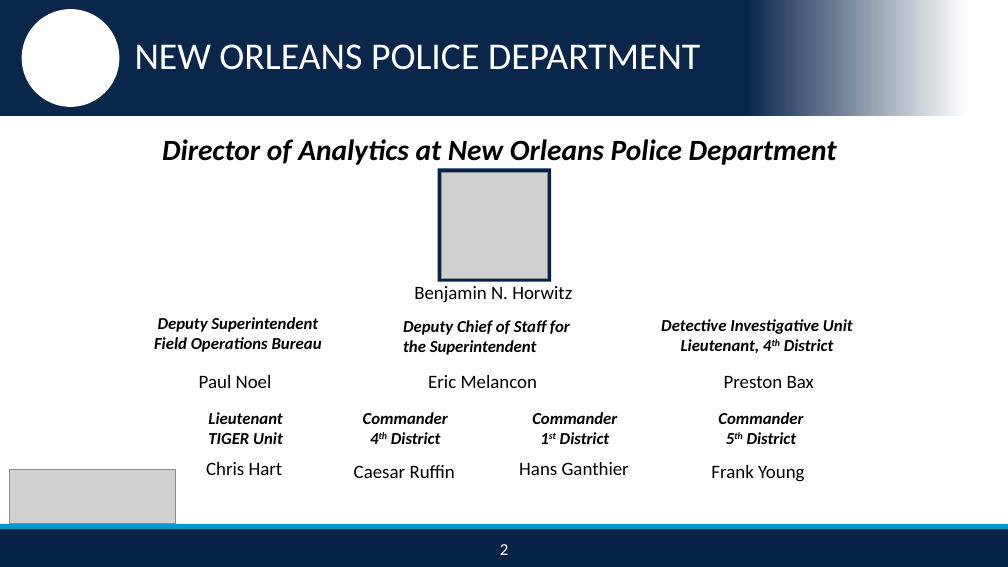
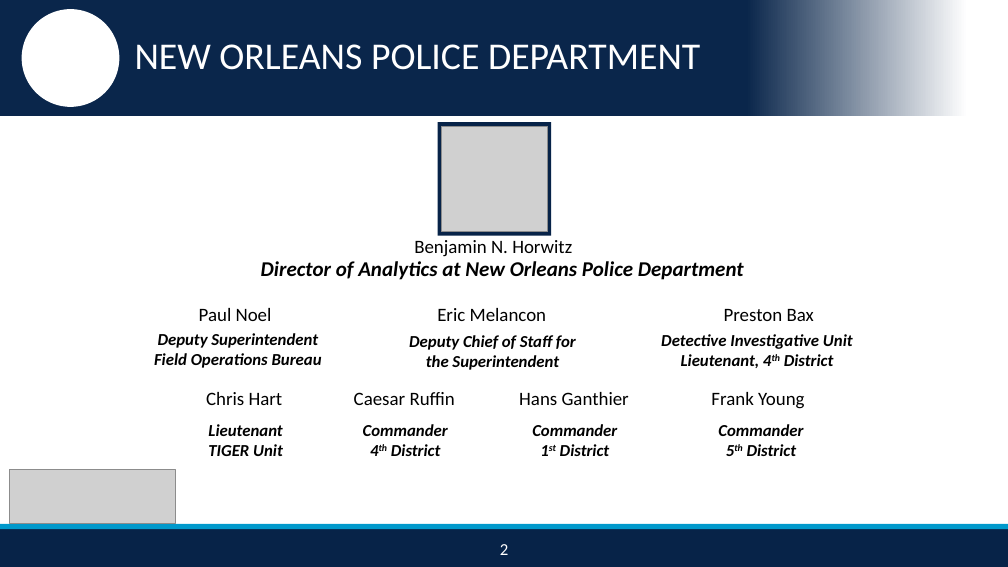
Before and after one commit to nikhilba/NOLA, a slide deck: slide 3 of Presentation/NOLA_Midterm_Presentation_v1.2.pptx. Drawn at 1008x567 pixels with LibreOffice and Linux fonts; fonts in the diff are those of the drawing; grey boxes stand for pictures; background and template pictures are left out. Boxes give left, top, right and bottom in pixels: in the first picture for what was removed or moved away, otherwise in the second. Text is boxed around its words. In the diff, an @@ line names an element or a change of style, - is before the commit and + after.

```diff
--- a/Presentation/NOLA_Midterm_Presentation_v1.2.pptx
+++ b/Presentation/NOLA_Midterm_Presentation_v1.2.pptx
@@ 1 picture, 1 text, 1 rectangle: place and size @@
-1 picture, 1 text, 1 rectangle at (414, 169, 572, 303)
+1 picture, 1 text, 1 rectangle at (414, 123, 572, 257)
@@ text "Director of Analytics at New ...": place and size @@
-text "Director of Analytics at New ..." at (162, 139, 837, 165)
+text "Director of Analytics at New ..." at (261, 261, 744, 280)
@@ text "Director of Analytics at New ..." at (261, 261, 744, 280): size 28 to 20 pt @@
@@ text "Paul Noel": place and size @@
-text "Paul Noel" at (199, 375, 272, 388)
+text "Paul Noel" at (199, 308, 272, 321)
@@ text "Eric Melancon": place and size @@
-text "Eric Melancon" at (428, 375, 538, 388)
+text "Eric Melancon" at (437, 308, 547, 321)
@@ text "Preston Bax": place and size @@
-text "Preston Bax" at (724, 376, 814, 388)
+text "Preston Bax" at (724, 309, 814, 321)
@@ 3 texts: place and size @@
-3 texts at (154, 317, 853, 355)
+3 texts at (154, 333, 853, 370)
@@ text "Deputy Chief of Staff for ..." at (409, 335, 576, 370): alignment left to centre @@
@@ 4 texts: place and size @@
-4 texts at (206, 462, 804, 482)
+4 texts at (206, 392, 804, 409)
@@ 4 texts: place and size @@
-4 texts at (208, 412, 803, 444)
+4 texts at (208, 424, 803, 456)
```
Also in this commit, not shown: 10 other slides changed, 4 slides added, 1 slide removed, 4 other files.
